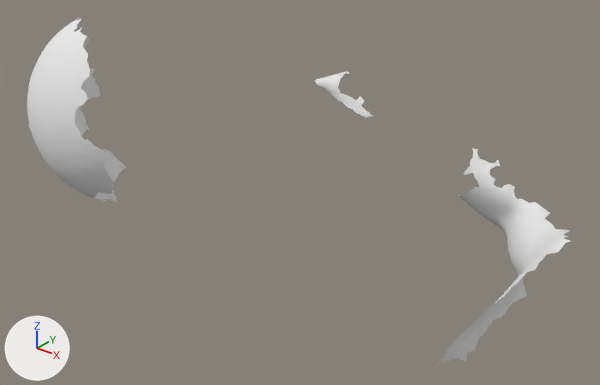
A saved change to the OBJ model res/tangential2/LargeSphere_tangential_02.000056.obj.
One viewpoint serves both versions: a camera (50 mm lens) standing at (791.0, -1349.0, 467.0) and looking at (100.0, -485.0, -68.0). Every picture has the same lights, and +X, +Y and +Z are marked at lower left. Where no turn or scale is listed for an object, it has been applied to the vertices.

Objects in the first picture: 'LargeSphere_tangential_02.000056'.
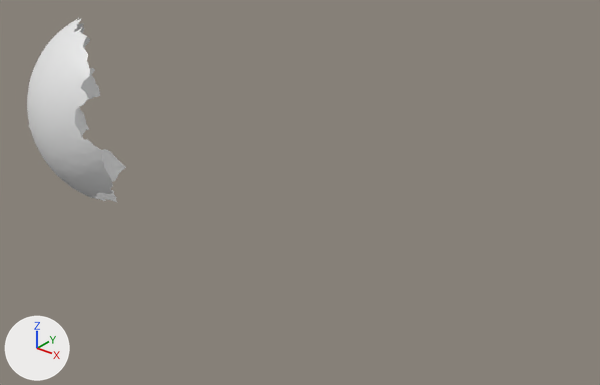
The change, as a list of edits to the scene's bpy script:
```text
Change me_largesphere_tangential_02_000056:
    where me_largesphere_tangential_02_000056.from_pydata(...)  # 10316 vertices, 20281 faces; spans x -306.0..486.0, y -726.0..-216.0, z -235.0..170.0
    used by ob_largesphere_tangential_02_000056; location = (0.0, 0.0, 0.0)
    remove me_largesphere_tangential_02_000056.materials.append(mat_largesphere_tangential_02_000056)  # white #e7e7e7
    me_largesphere_tangential_02_000056 part 1: the loose piece of 1608 vertices spanning x 240.0..486.0, y -534.0..-216.0, z -235.0..-28.0 is deleted
    me_largesphere_tangential_02_000056 part 2: the loose piece of 254 vertices spanning x 19.0..135.0, y -366.0..-307.0, z 19.0..71.0 is deleted
```

Location of each change, [x1, y1, x2, y2] in pixels of the pictures (600 x 385 px):
'LargeSphere_tangential_02.000056', reshaped (82% narrower, 47% shorter)
    before: [27, 18, 571, 365]
    after: [27, 18, 126, 202]
part 1 of me_largesphere_tangential_02_000056, deleted
    before: [437, 148, 571, 365]
part 2 of me_largesphere_tangential_02_000056, deleted
    before: [314, 72, 372, 118]
